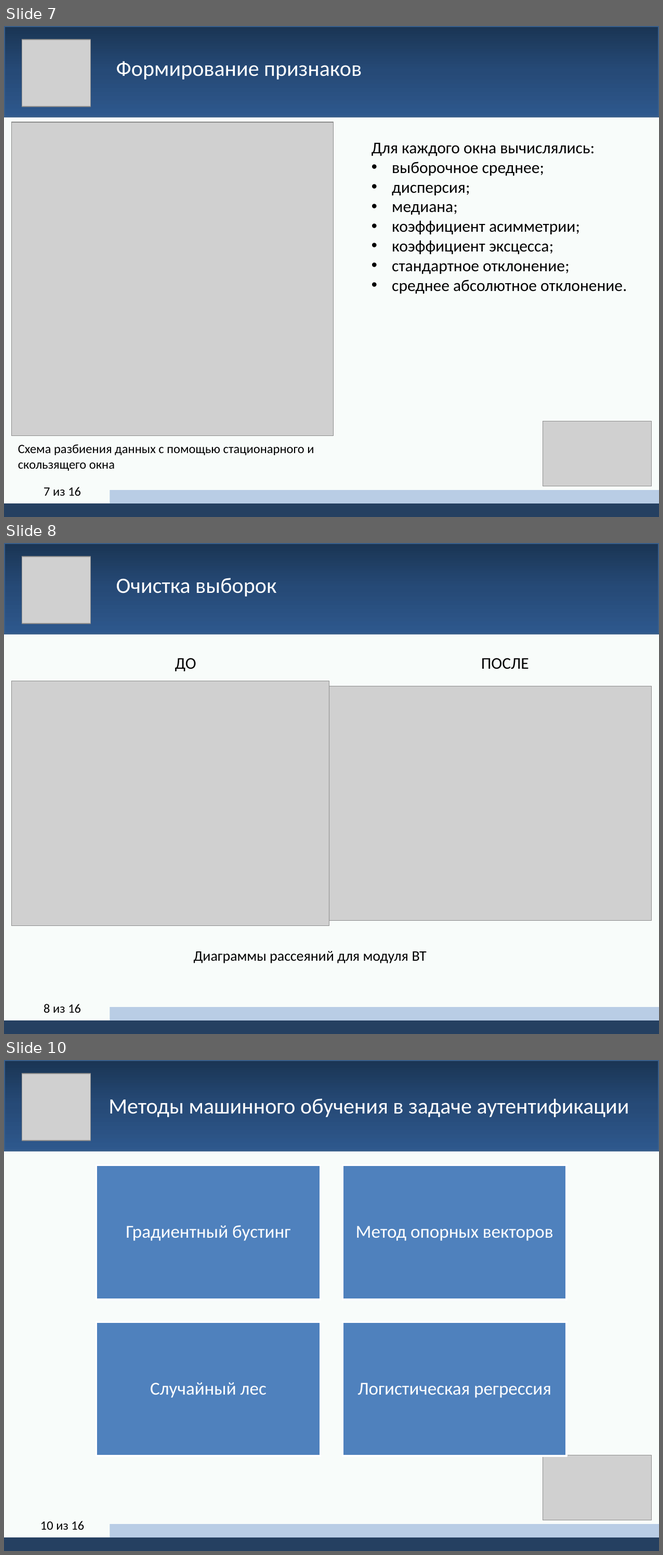
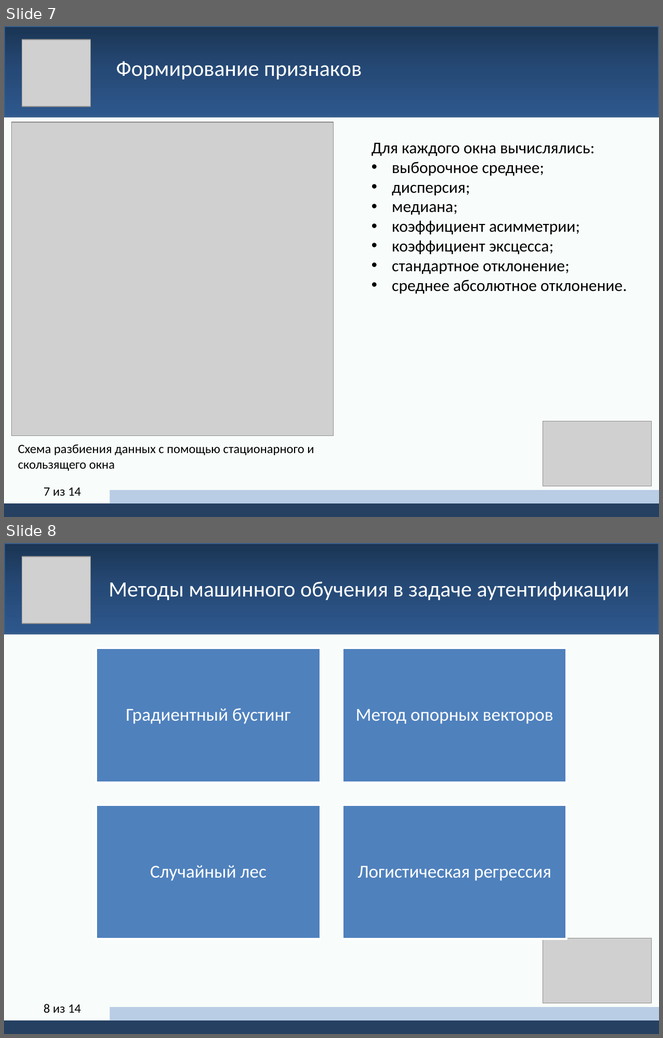
Before and after one commit to yerseg/bachelor_thesis, a slide deck: thesis_presentation.pptx. Shown one above the other, each under a label of ours: slides 7, 8 and 10 before the commit, slides 7 and 8 after it; the slides between them are not shown. The pictures are 663x1555 and 663x1038 pixels, drawn with LibreOffice and Linux fonts; fonts in the diff are those of the drawing; grey boxes stand for pictures. Boxes give left, top, right and bottom in pixels: in the first picture for what was removed or moved away, otherwise in the second. Text is boxed around its words. In the diff, an @@ line names an element or a change of style, - is before the commit and + after.

```diff
--- a/thesis_presentation.pptx
+++ b/thesis_presentation.pptx
@@ slide 8 removed at <box>4,543,659,1034</box>, background #FFFFFF @@
@@ rectangle removed at <box>4,543,659,634</box> @@
@@ picture removed at <box>22,557,91,624</box> @@
@@ text removed at <box>116,578,276,597</box> @@
-Очистка выборок
@@ rectangle removed at <box>4,634,659,1034</box> @@
@@ group removed at <box>12,658,651,926</box>: 2 pictures, 2 texts @@
-ДО
-ПОСЛЕ
@@ text removed at <box>194,951,427,964</box> @@
-Диаграммы рассеяний для модуля BT
@@ page number removed at <box>44,1004,81,1014</box> @@
-8 из 16
@@ rectangle removed at <box>110,1007,659,1021</box> @@
@@ rectangle removed at <box>4,1021,659,1034</box> @@
@@ page number at <box>44,488,81,496</box>: text changed @@
-7 из 16
+7 из 14
@@ what was slide 10 is now slide 8 @@
@@ page number at <box>44,1004,81,1014</box>: text changed @@
-10 из 16
+8 из 14
```
Also in this commit, not shown: 9 slides changed, 2 slides added, 3 other slides removed.
